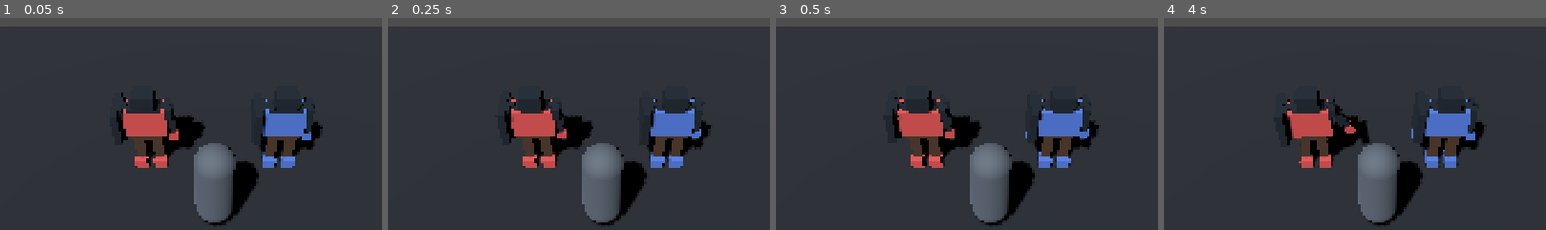
Above: before the commit, frames 1-4 (left to right).
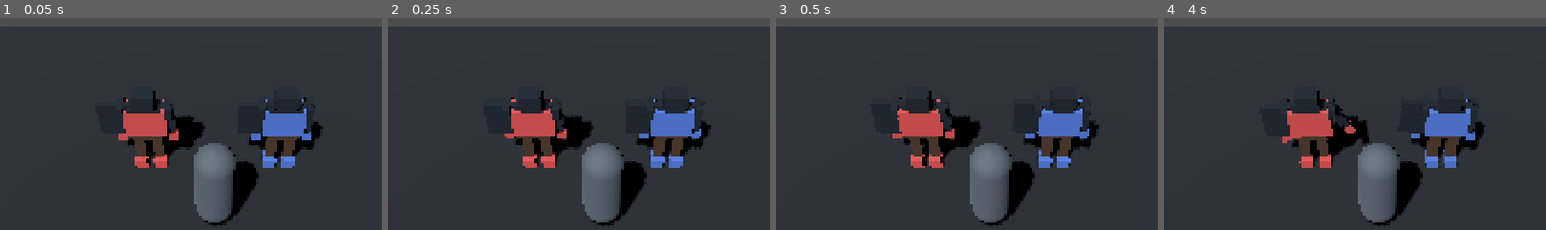
Above: after the commit, the same moments.

Repository: JVITsolutions/Party-Forge
Game: Godot game, scene res://scenes/dev/character_presentation_sandbox.tscn
Two runs of this game, one before a commit and one after it. Both use one fixed random seed, a clock stepped at 60 frames per second and the inputs below. This scene is started directly instead of the project's main scene.
Inputs (mouse positions are % of the whole screen's width and height, from its top left):
- Up to frame 1 (0.05 s): no input
- Up to frame 2 (0.25 s): no input
- Up to frame 3 (0.5 s): no input
- Up to frame 4 (4 s): tap Q every 0.75 s from 0.5 to 3.5 s; move the mouse to (72, 44) at 0.52 s; hold D (move_right) 0.53-1.25 s; hold Tab (character_ledger) 0.53-1.25 s; click (72, 44) at 0.67 s; tap Enter (ui_accept) at 0.77, 1.07, 3.77 s; drag from (30, 54) to (45, 70) at 1.27 s; move the mouse to (60, 27) at 2.02 s; hold D (move_right) 2.03-2.75 s; tap 1 at 2.1 s; drag from (45, 70) to (20, 34) at 2.77 s; move the mouse to (80, 65) at 3.52 s; hold A (move_left) from 3.53 s (still down); tap R at 3.6 s
The pictures show only the part of the screen within x 22-72%, y 11-61%; the shares and areas given below are measured in that part.

The runs differ from the first frame. In frame 1, 0.6% of the frame differs, in the area x 30-71%, y 35-65%; in frame 2, 0.6%, in the area x 30-70%, y 35-65%; in frame 3, 0.6%; in frame 4, 0.6%.

Commit message:
fix: face Forge Vanguard shield toward camera

Diff:
--- a/scenes/characters/presentation/forge_base_feminine.tscn
+++ b/scenes/characters/presentation/forge_base_feminine.tscn
@@ -30,7 +30,7 @@
 roughness = 0.78
 
 [sub_resource type="BoxMesh" id="BoxMesh_r8xmn"]
-size = Vector3(0.14, 0.68, 0.68)
+size = Vector3(0.68, 0.68, 0.14)
 
 [sub_resource type="StandardMaterial3D" id="StandardMaterial3D_oilfe"]
 albedo_color = Color(0.8509804, 0.30980393, 0.30980393, 1)
--- a/scenes/characters/presentation/forge_base_masculine.tscn
+++ b/scenes/characters/presentation/forge_base_masculine.tscn
@@ -30,7 +30,7 @@
 roughness = 0.78
 
 [sub_resource type="BoxMesh" id="BoxMesh_r8xmn"]
-size = Vector3(0.14, 0.68, 0.68)
+size = Vector3(0.68, 0.68, 0.14)
 
 [sub_resource type="StandardMaterial3D" id="StandardMaterial3D_oilfe"]
 albedo_color = Color(0.8509804, 0.30980393, 0.30980393, 1)
--- a/scenes/characters/presentation/forge_vanguard_model.tscn
+++ b/scenes/characters/presentation/forge_vanguard_model.tscn
@@ -30,7 +30,7 @@
 roughness = 0.78
 
 [sub_resource type="BoxMesh" id="BoxMesh_r8xmn"]
-size = Vector3(0.14, 0.68, 0.68)
+size = Vector3(0.68, 0.68, 0.14)
 
 [sub_resource type="StandardMaterial3D" id="StandardMaterial3D_oilfe"]
 albedo_color = Color(0.8509804, 0.30980393, 0.30980393, 1)
--- a/tests/unit/test_forge_vanguard_model.gd
+++ b/tests/unit/test_forge_vanguard_model.gd
@@ -39,6 +39,7 @@
 	for slot_id: StringName in EquipmentSlotCatalog.SLOT_IDS:
 		TestAssertions.truthy(model.call(&"has_equipment_slot", slot_id), "model exposes %s" % slot_id, failures)
 	_assert_functional_pivot_contract(model, failures)
+	_assert_shield_front_readability(model, failures)
 	_assert_jewelry_emission(model, failures)
 	_assert_unequipped_jewelry_visibility(model, profile, failures)
 	var bounds: AABB = model.call(&"visual_bounds") as AABB
@@ -102,6 +103,16 @@
 			var material := mesh.material_override as StandardMaterial3D
 			TestAssertions.truthy(material != null and material.emission_enabled, "jewelry emission is enabled: %s" % mesh_path, failures)
 
+func _assert_shield_front_readability(model: Node3D, failures: Array[String]) -> void:
+	var shield := model.get_node_or_null("HitPivot/BodyPivot/HipsPivot/TorsoPivot/LeftShoulderPivot/LeftElbowPivot/LeftHandSocket/OffHandVisual/ReadableChannel") as MeshInstance3D
+	TestAssertions.truthy(shield != null, "shield readable mesh exists", failures)
+	if shield == null or shield.mesh == null:
+		return
+	var shield_bounds := shield.mesh.get_aabb()
+	TestAssertions.near(shield_bounds.size.x, 0.68, 0.01, "shield front projected width is 0.68 m", failures)
+	TestAssertions.near(shield_bounds.size.y, 0.68, 0.01, "shield front projected height is 0.68 m", failures)
+	TestAssertions.near(shield_bounds.size.z, 0.14, 0.01, "shield depth remains thin", failures)
+
 func _assert_unequipped_jewelry_visibility(model: Node3D, profile: CharacterVisualProfile, failures: Array[String]) -> void:
 	for slot_id: StringName in [&"main_hand", &"off_hand", &"helmet", &"body_armour", &"gloves", &"boots", &"belt"]:
 		var default_root := _equipment_root(model, slot_id)
--- a/tools/build_forge_vanguard_scene.gd
+++ b/tools/build_forge_vanguard_scene.gd
@@ -15,7 +15,7 @@
 	_add_body(torso, head, limb_pivots, hips, &"masculine", 0.82)
 	_add_body(torso, head, limb_pivots, hips, &"feminine", 0.72)
 	_add_equipment(limb_pivots[&"right_hand"], &"main_hand", &"forge_vanguard_sword", Vector3(0.03, 0.11, 0), Vector3(0.09, 0.92, 0.07), &"metal")
-	_add_equipment(limb_pivots[&"left_hand"], &"off_hand", &"forge_vanguard_shield", Vector3(-0.04, 0.21, 0.02), Vector3(0.14, 0.68, 0.68), &"metal")
+	_add_equipment(limb_pivots[&"left_hand"], &"off_hand", &"forge_vanguard_shield", Vector3(-0.04, 0.21, 0.02), Vector3(0.68, 0.68, 0.14), &"metal")
 	_add_equipment(head, &"helmet", &"forge_vanguard_helmet", Vector3.ZERO, Vector3(0.38, 0.34, 0.34), &"metal")
 	_add_equipment(torso, &"body_armour", &"forge_vanguard_armour", Vector3(0, 0.06, 0), Vector3(0.76, 0.56, 0.36), &"primary")
 	_add_equipment(limb_pivots[&"left_hand"], &"gloves", &"forge_vanguard_gauntlets", Vector3(-0.02, -0.20, 0), Vector3(0.16, 0.17, 0.16), &"primary")
